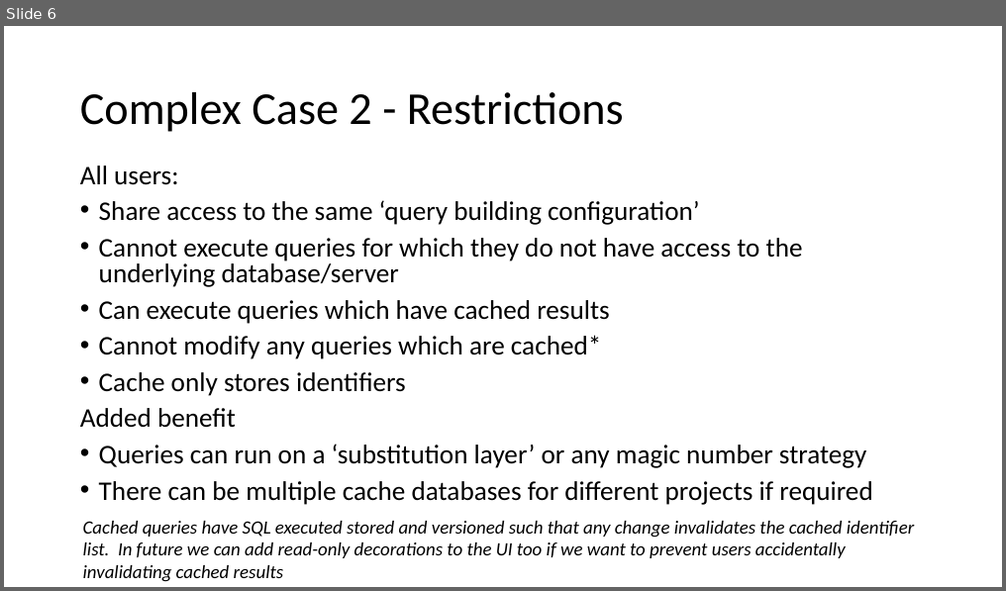
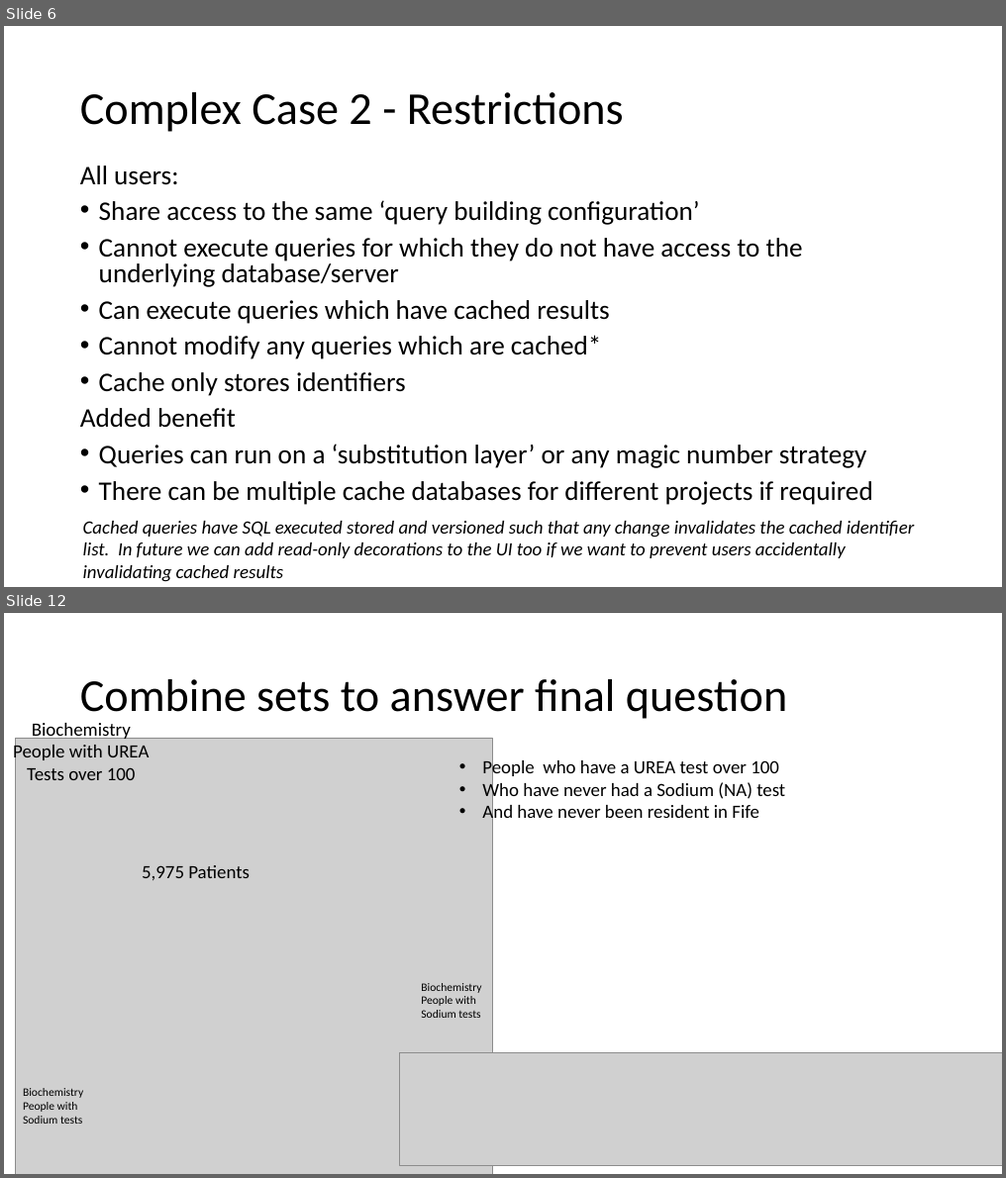
Before and after one commit to HicServices/RDMP, a slide deck: Documentation/CohortGeneration.pptx. Shown one above the other, each under a label of ours: slide 6 before the commit, slides 6 and 12 after it; the slides between them are not shown. The pictures are 1006x591 and 1006x1178 pixels, drawn with LibreOffice and Linux fonts; fonts in the diff are those of the drawing; grey boxes stand for pictures. Boxes give left, top, right and bottom in pixels: in the first picture for what was removed or moved away, otherwise in the second. Text is boxed around its words. In the diff, an @@ line names an element or a change of style, - is before the commit and + after.

```diff
--- a/Documentation/CohortGeneration.pptx
+++ b/Documentation/CohortGeneration.pptx
@@ slide 12 added at (4, 613, 1002, 1174), background #FFFFFF @@
@@ title added at (80, 679, 787, 719), 44 pt, text #000000 @@
+Combine sets to answer final question
@@ text added at (13, 723, 149, 780), 18 pt, text #000000 @@
+Biochemistry
+People with UREA
+Tests over 100
@@ picture added at (15, 738, 492, 1174) @@
@@ text added at (482, 758, 785, 824), 18 pt, text #000000 @@
+• People who have a UREA test over 100
+• Who have never had a Sodium (NA) test
+• And have never been resident in Fife
@@ text added at (142, 865, 250, 880), 18 pt, text #000000 @@
+5,975 Patients
@@ text added at (421, 983, 481, 1018), 11 pt, text #000000 @@
+Biochemistry
+People with
+Sodium tests
@@ picture added at (399, 1054, 1002, 1166) @@
@@ text added at (23, 1088, 83, 1124), 11 pt, text #000000 @@
+Biochemistry
+People with
+Sodium tests
```
Also in this commit, not shown: 8 other slides added.
